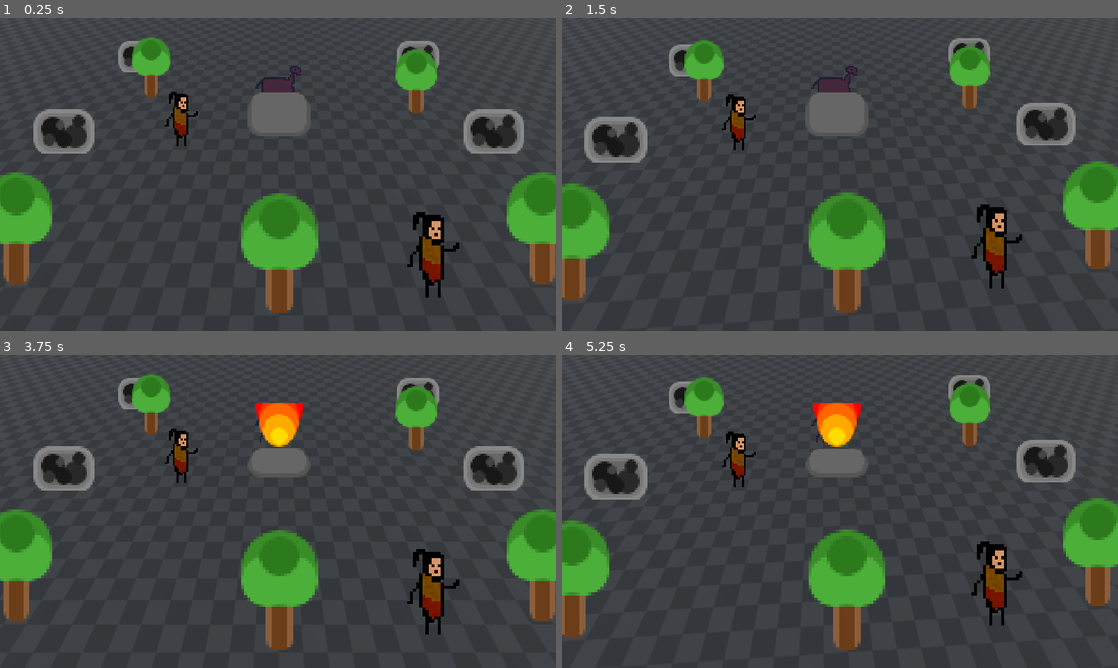
Above: before the commit, frames 1-4 (two rows, left to right).
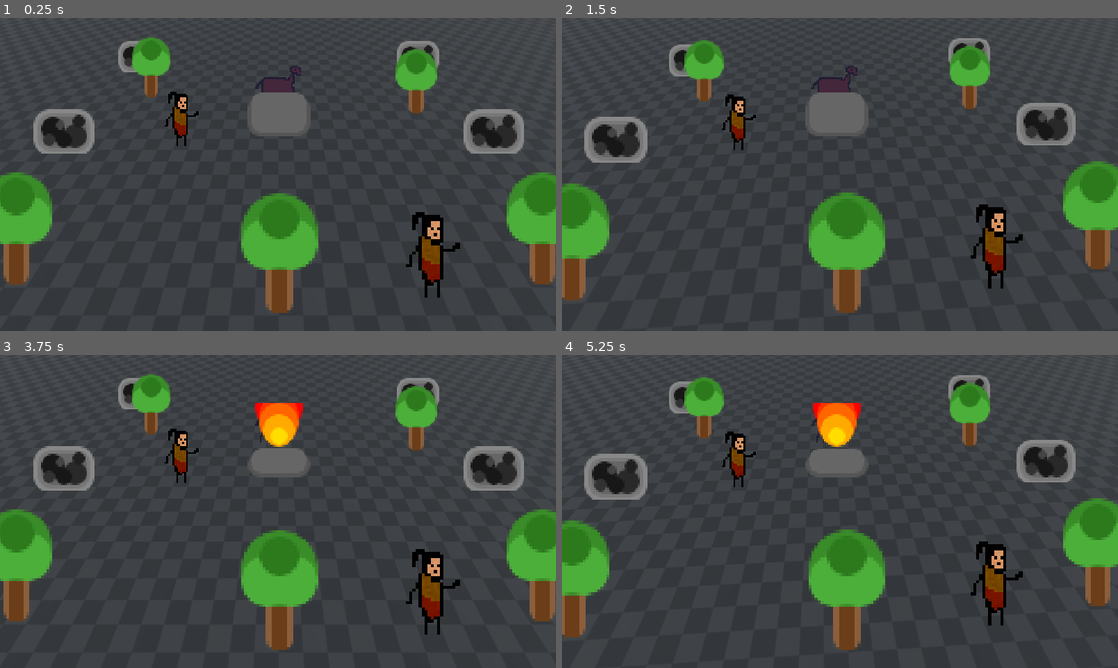
Above: after the commit, the same moments.

Repository: EnesBaytekin/har
Game: Godot game, scene res://scenes/test/test_scene.tscn
The game is run twice, just before and just after one commit, with the same random seed, the same clock (stepped at 60 frames per second) and the same inputs.
Inputs:
- Up to frame 1 (0.25 s): no input
- Up to frame 2 (1.5 s): tap Enter at 0.5 s; tap 8 at 0.6 s; tap Space at 1.25 s; tap 9 at 1.35 s
- Up to frame 3 (3.75 s): tap Enter at 2, 2.1, 3.5 s; tap Space at 2.75 s; tap 0 at 2.85 s; tap 4 at 3.6 s
- Up to frame 4 (5.25 s): tap Space at 4.25 s; tap 8 at 4.35 s; tap 9 at 5.1 s

The runs differ from the first frame. In frame 1, 0.2% of the frame differs, in the area x 29-83%, y 23-90%; in frame 2, 0.3%, in the area x 29-83%, y 24-87%; in frame 3, 0.2%; in frame 4, 0.3%.

Commit message:
feat: add player animations

Diff:
--- a/scenes/player/player.gd
+++ b/scenes/player/player.gd
@@ -29,19 +29,41 @@
 	ItemType.COAL: preload("res://assets/sprites/item_coal.png"),
 }
 
+var _pickaxe_texture: Texture2D = null
+
 ## Taşınan item türü (-1 = boş)
 var carried_item_type: int = -1
 var _nearby_items: Array[Node] = []
 var _nearby_interactables: Array[Node] = []
 
+## Animasyon
+var _anim_time: float = 0.0
+const ANIM_SPEED: float = 10.0  # frame/saniye
+var _is_pickaxing: bool = false
+var _normal_texture: Texture2D = null
+
 func _ready():
 	_update_texture()
-	# Item'lar Area3D olduğu için area sinyalleri
 	$PickupArea.area_entered.connect(_on_item_area_entered)
 	$PickupArea.area_exited.connect(_on_item_area_exited)
-	# Ağaç/kaya/at CharacterBody3D olduğu için body sinyalleri
 	$InteractArea.body_entered.connect(_on_interact_body_entered)
 	$InteractArea.body_exited.connect(_on_interact_body_exited)
+
+func _process(delta: float) -> void:
+	var sprite := $Sprite3D as Sprite3D
+	if not sprite:
+		return
+
+	if _is_pickaxing:
+		# Pickaxe animasyonunu elle sürme — tween halleder
+		return
+
+	if velocity.length_squared() > 0.01:
+		_anim_time += delta * ANIM_SPEED
+		sprite.frame = int(_anim_time) % 4
+	else:
+		_anim_time = 0.0
+		sprite.frame = 0
 
 func _physics_process(_delta: float) -> void:
 	var input_dir := _get_input()
@@ -81,6 +103,7 @@
 			continue
 		if n.has_method("hit"):
 			n.hit(player_id)
+			_play_pickaxe_anim()
 			return
 
 	# 4. Öncelik: Yerde item varsa al
@@ -103,6 +126,53 @@
 		cs.visible = true
 	else:
 		cs.visible = false
+
+## Kazma animasyonunu oynatır (2 frame, sonra eski haline döner).
+func _play_pickaxe_anim():
+	if _is_pickaxing:
+		return
+	_is_pickaxing = true
+
+	var sprite := $Sprite3D as Sprite3D
+	if not sprite:
+		_is_pickaxing = false
+		return
+
+	# Texture'ı runtime'da yükle
+	if not _pickaxe_texture:
+		_pickaxe_texture = load("res://assets/sprites/player_pickaxe.png")
+	if not _pickaxe_texture:
+		_is_pickaxing = false
+		return
+
+	_normal_texture = sprite.texture
+	sprite.texture = _pickaxe_texture
+	sprite.hframes = 2
+	sprite.frame = 0
+
+	# Tween ile 0 → 1 → revert
+	var tween := create_tween()
+	tween.tween_interval(0.08)
+	tween.tween_callback(func():
+		if is_instance_valid(sprite):
+			sprite.frame = 1
+	)
+	tween.tween_interval(0.08)
+	tween.tween_callback(_revert_texture)
+
+## Pickaxe animasyonu bitince normal sprite'a döner.
+func _revert_texture():
+	var sprite := $Sprite3D as Sprite3D
+	if not sprite or not is_instance_valid(sprite):
+		_is_pickaxing = false
+		_normal_texture = null
+		return
+	sprite.texture = _normal_texture if _normal_texture else PLAYER_TEXTURES.get(player_id, null)
+	if sprite.texture:
+		sprite.hframes = 4
+	sprite.frame = 0
+	_is_pickaxing = false
+	_normal_texture = null
 
 func _pickup_item():
 	if carried_item_type >= 0 or _nearby_items.size() == 0:
--- a/scenes/player/player.tscn
+++ b/scenes/player/player.tscn
@@ -25,19 +25,20 @@
 billboard = 1
 texture_filter = 0
 texture = ExtResource("2_4mjhv")
+hframes = 4
 
-[node name="CarriedItem" type="Sprite3D" parent="."]
+[node name="CarriedItem" type="Sprite3D" parent="." unique_id=1241802745]
 transform = Transform3D(3, 0, 0, 0, 3, 0, 0, 0, 3, 0.4, 0.5, 0)
+visible = false
 billboard = 1
 texture_filter = 0
-visible = false
 
-[node name="PickupArea" type="Area3D" parent="."]
+[node name="PickupArea" type="Area3D" parent="." unique_id=1731631625]
 
-[node name="CollisionShape3D" type="CollisionShape3D" parent="PickupArea"]
+[node name="CollisionShape3D" type="CollisionShape3D" parent="PickupArea" unique_id=371121318]
 shape = SubResource("SphereShape3D_pickup")
 
-[node name="InteractArea" type="Area3D" parent="."]
+[node name="InteractArea" type="Area3D" parent="." unique_id=126741737]
 
-[node name="CollisionShape3D" type="CollisionShape3D" parent="InteractArea"]
+[node name="CollisionShape3D" type="CollisionShape3D" parent="InteractArea" unique_id=1486992707]
 shape = SubResource("SphereShape3D_interact")
Binary file changed: assets/sprites/player.png
Binary file changed: assets/sprites/player1.png
Binary file changed: assets/sprites/player2.png
Binary file changed: assets/sprites/player3.png
Binary file changed: assets/sprites/player4.png
Binary file added: assets/sprites/player_pickaxe.png
Not shown, added: assets/sprites/player_pickaxe.png.import
